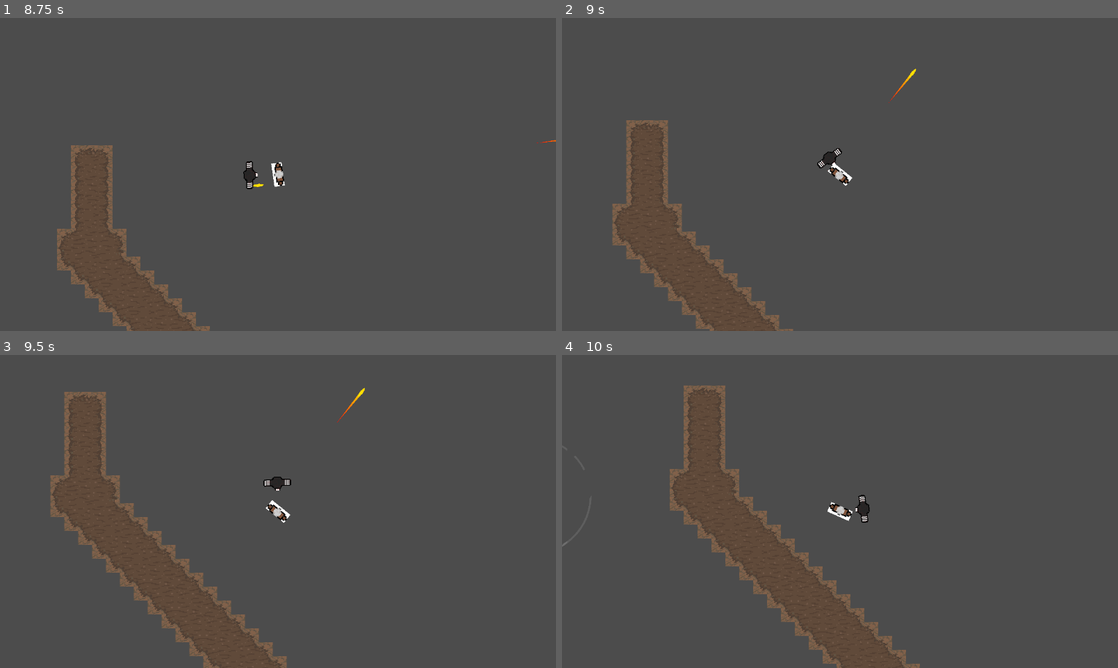
Above: before the commit, frames 1-4 (two rows, left to right).
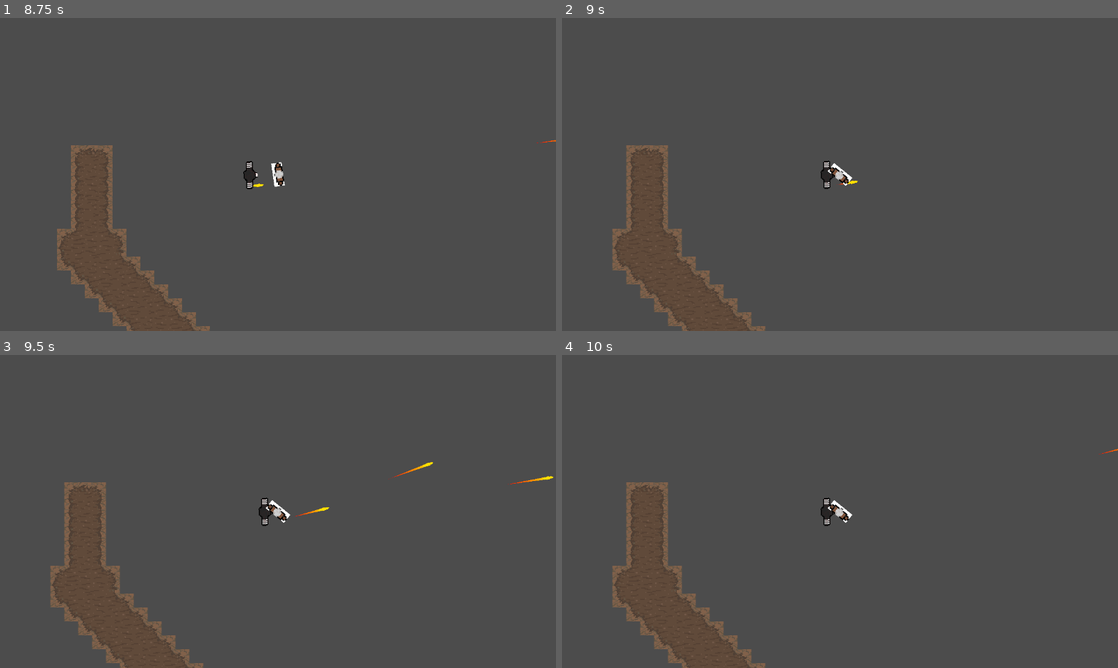
Above: after the commit, the same moments.

Repository: aleziz01/StalkerGame
Game: Godot game, scene res://scenes/main_menu.tscn
The game is run twice, just before and just after one commit, with the same random seed, the same clock (stepped at 60 frames per second) and the same inputs.
Inputs (mouse positions are in pixels of both pictures, inside the frame that each line leads up to):
- Up to frame 1 (8.75 s): click (278, 165) at 0.5 s; tap Enter at 1.25 s; move the mouse to (400, 158) at 1.27 s; press the mouse at (400, 158) at 1.28 s; hold D (right) 1.28-2.03 s; move the mouse to (166, 190) at 2.02 s; release the mouse at (166, 190) at 2.03 s; hold S (down) 2.03-2.78 s; click (166, 190) at 2.1 s; move the mouse to (333, 105) at 2.77 s; press the mouse at (333, 105) at 2.78 s; hold D (right) 2.78-3.53 s; move the mouse to (250, 237) at 3.52 s; release the mouse at (250, 237) at 3.53 s; hold W (up) 3.53-4.28 s; click (250, 237) at 3.6 s; move the mouse to (444, 221) at 4.27 s; press the mouse at (444, 221) at 4.28 s; hold A (left) 4.28-5.78 s; move the mouse to (111, 127) at 5.02 s; release the mouse at (111, 127) at 5.03 s; click (111, 127) at 5.1 s; move the mouse to (305, 174) at 5.77 s; press the mouse at (305, 174) at 5.78 s; hold S (down) 5.78-6.53 s; move the mouse to (194, 96) at 6.52 s; release the mouse at (194, 96) at 6.53 s; hold D (right) 6.53-7.28 s; click (194, 96) at 6.6 s; move the mouse to (400, 158) at 7.27 s; press the mouse at (400, 158) at 7.28 s; hold W (up) 7.28-8.03 s; move the mouse to (166, 190) at 8.02 s; release the mouse at (166, 190) at 8.03 s; hold D (right) from 8.03 s (still down); click (166, 190) at 8.1 s
- Up to frame 2 (9 s): move the mouse to (895, 105) at 8.77 s; release D (right) at 8.78 s; press the mouse at (895, 105) at 8.78 s; hold S (down) from 8.78 s (still down)
- Up to frame 3 (9.5 s): keep holding S (down)
- Up to frame 4 (10 s): move the mouse to (812, 574) at 9.52 s; release S (down) at 9.53 s; release the mouse at (812, 574) at 9.53 s; hold A (left) from 9.53 s (still down); click (812, 574) at 9.6 s

Frame 1 is identical in both runs. In frame 2, 2.7% of the frame differs, in the area x 9-64%, y 16-100%; in frame 3, 5.3%; in frame 4, 6.1%, in the area x 0-100%, y 9-100%.

Commit message:
airAnomalyDone

Diff:
--- a/scenes/anomaly.tscn
+++ b/scenes/anomaly.tscn
@@ -74,7 +74,19 @@
 shader = SubResource("Shader_3fuoq")
 shader_parameter/offset = 3.0
 
-[node name="Anomaly" type="Node2D"]
+[sub_resource type="ParticleProcessMaterial" id="ParticleProcessMaterial_3fuoq"]
+particle_flag_disable_z = true
+angle_min = 1.0728835e-05
+angle_max = 360.00003
+direction = Vector3(0, 0, 0)
+spread = 180.0
+initial_velocity_min = 500.0
+initial_velocity_max = 1000.0
+gravity = Vector3(0, 0, 0)
+scale_max = 5.0
+color = Color(1, 1, 1, 0.13800001)
+
+[node name="AirAnomaly" type="Node2D"]
 script = ExtResource("1_nacbu")
 
 [node name="detectionArea" type="Area2D" parent="."]
@@ -118,4 +130,13 @@
 [node name="Camera2D" type="Camera2D" parent="."]
 enabled = false
 
+[node name="explosionParticle" type="GPUParticles2D" parent="."]
+emitting = false
+amount = 256
+lifetime = 0.7
+one_shot = true
+speed_scale = 5.0
+explosiveness = 1.0
+process_material = SubResource("ParticleProcessMaterial_3fuoq")
+
 [connection signal="body_entered" from="detectionArea" to="." method="_on_detection_area_body_entered"]
--- /dev/null
+++ b/scenes/hurt_particles.tscn
@@ -0,0 +1,42 @@
+[gd_scene load_steps=7 format=3 uid="uid://dw6h82ne1n40g"]
+
+[ext_resource type="Script" uid="uid://dhb2e81kpraa7" path="res://scripts/hurt_particles.gd" id="1_mj5lf"]
+
+[sub_resource type="Gradient" id="Gradient_k0006"]
+offsets = PackedFloat32Array(0, 0.9716981)
+colors = PackedColorArray(0.39106363, 8.4830447e-07, 3.6098064e-07, 1, 0.4834036, 0, 0, 1)
+
+[sub_resource type="GradientTexture1D" id="GradientTexture1D_mj5lf"]
+gradient = SubResource("Gradient_k0006")
+
+[sub_resource type="Gradient" id="Gradient_kqygw"]
+colors = PackedColorArray(1, 1, 1, 1, 1, 1, 1, 0)
+
+[sub_resource type="GradientTexture1D" id="GradientTexture1D_8wet3"]
+gradient = SubResource("Gradient_kqygw")
+
+[sub_resource type="ParticleProcessMaterial" id="ParticleProcessMaterial_e6l6s"]
+particle_flag_disable_z = true
+angle_min = 1.0728835e-05
+angle_max = 360.00003
+spread = 180.0
+initial_velocity_min = 300.0
+initial_velocity_max = 300.0
+gravity = Vector3(0, 0, 0)
+scale_min = 4.0
+scale_max = 10.0
+color_ramp = SubResource("GradientTexture1D_8wet3")
+color_initial_ramp = SubResource("GradientTexture1D_mj5lf")
+hue_variation_min = -0.010000022
+hue_variation_max = 0.009999977
+
+[node name="HurtParticles" type="GPUParticles2D"]
+z_index = 99
+emitting = false
+amount = 32
+lifetime = 0.5
+one_shot = true
+speed_scale = 3.0
+explosiveness = 0.8
+process_material = SubResource("ParticleProcessMaterial_e6l6s")
+script = ExtResource("1_mj5lf")
--- a/scenes/projectile.tscn
+++ b/scenes/projectile.tscn
@@ -52,8 +52,6 @@
 one_shot = true
 autostart = true
 
-[node name="Camera2D" type="Camera2D" parent="."]
-
 [node name="ParticlePosition" type="Node2D" parent="."]
 
 [connection signal="body_entered" from="." to="." method="_on_body_entered"]
--- a/scripts/anomaly.gd
+++ b/scripts/anomaly.gd
@@ -7,6 +7,7 @@
 
 @onready var attack_particles: GPUParticles2D = $AttackParticles
 
+var exploding=false
 func spin(body):
 	var radius=121
 	var center=Vector2(0,0)
@@ -19,6 +20,7 @@
 	while true:
 		var delta=get_process_delta_time()
 		body.global_position=global_position+Vector2(radius*cos(rotationdeg),radius*sin(rotationdeg))
+		body.rotation_degrees+=900*delta
 		rotationdeg+=delta*(20+accel)
 		radius-=delta*20
 		accel+=delta*5
@@ -26,8 +28,21 @@
 		if radius<5:
 			body.rotation_degrees=rotationdeg
 			explode(body)
+			await get_tree().create_timer(0.5).timeout
+			exploding=false
 			break
 		await get_tree().create_timer(delta).timeout
 
+var hurtParticles=preload("res://scenes/hurt_particles.tscn")
+@onready var explosion_particle: GPUParticles2D = $explosionParticle
+
 func explode(body):
-	body.dead=true
+	exploding=true
+	body.updateHP(-2000)
+	body.visible=false
+	explosion_particle.emitting=true
+	while(exploding):
+		await get_tree().create_timer(0.02).timeout
+		var hurtParticleInstance=hurtParticles.instantiate()
+		add_child(hurtParticleInstance)
+		hurtParticleInstance.emitting=true
--- a/scripts/character.gd
+++ b/scripts/character.gd
@@ -62,4 +62,7 @@
 	pass
 
 func die(): #TODO
-	pass
+	dead=true
+	for i in get_children():
+		if i != get_child(1) and i != get_child(get_child_count()-1):
+			i.queue_free()
--- /dev/null
+++ b/scripts/hurt_particles.gd
@@ -0,0 +1,7 @@
+extends GPUParticles2D
+
+
+# Called when the node enters the scene tree for the first time.
+func _ready() -> void:
+	await get_tree().create_timer(0.8).timeout
+	queue_free()
Not shown: 1 places in scenes/anomaly.tscn that only renumber resources
Not shown, added: scripts/hurt_particles.gd.uid
